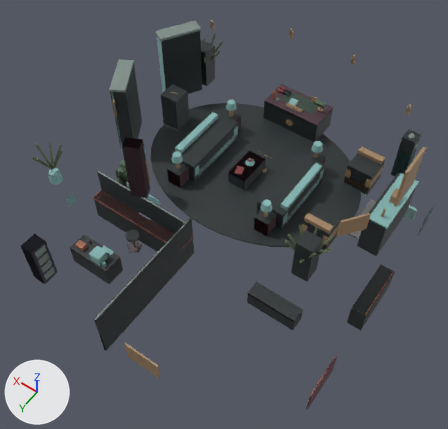
Before and after pictures for a commit that changed the glTF model models/primarie_interior.glb.
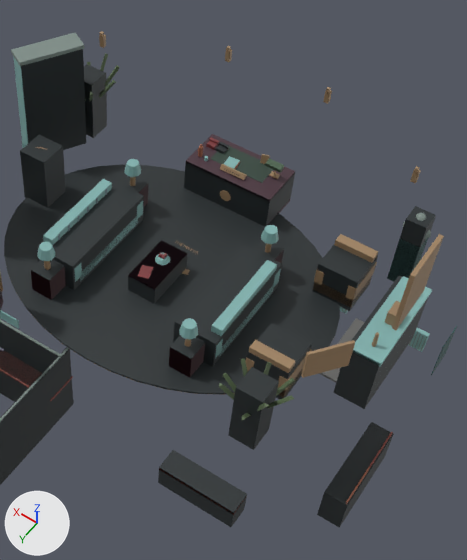
Each version is shown whole from a camera (50 mm lens) standing at (-6.78, 15.34, 18.23) and looking at (-0.13, 6.03, 3.62), then close up on the part from 33% to 98% of the width and 0% to 82% of the height. Lighting does not change. The marker at lower left points along +X, +Y and +Z. The first two pictures are the older version. Vertices at exactly the same position are counted once.

The first close-up shows 'Coliziune', 'Interior' and 1 more.
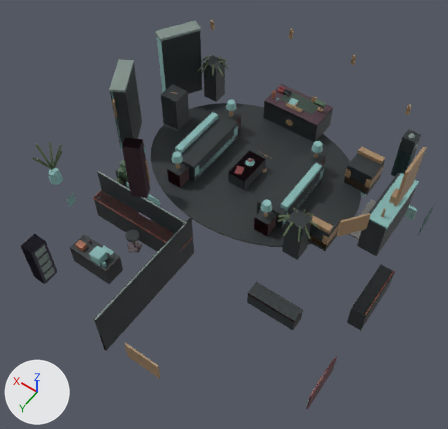
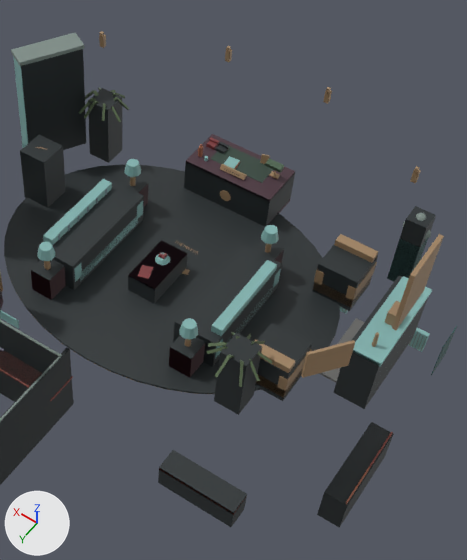
Location of each change, [x1, y1, x2, y2] in pixels of the close-ups (467 x 560 px; the box of a moved part takes in the faces that stretch with it):
part 1 of me_coliziune, moved or reshaped
    before: [84, 65, 107, 138]
    after: [88, 88, 122, 163]
part 2 of me_coliziune, moved or reshaped
    before: [228, 367, 279, 450]
    after: [214, 333, 262, 415]
part 3 of me_interior, moved or reshaped
    before: [223, 373, 236, 392]
    after: [79, 98, 92, 114]
part 4 of me_interior, deleted
    before: [257, 403, 269, 411]
part 5 of me_interior, deleted
    before: [267, 395, 294, 409]
part 6 of me_interior, deleted
    before: [276, 378, 295, 396]
part 7 of me_interior, deleted
    before: [219, 383, 235, 400]
part 8 of me_interior, reshaped
    before: [85, 53, 120, 102]
    after: [84, 88, 129, 122]
part 9 of me_interior, built on
    before: [241, 359, 272, 376]
    after: [206, 332, 273, 387]

Diff of the bpy script that builds the scene:
```diff
--- a/models/primarie_interior.glb.py
+++ b/models/primarie_interior.glb.py
@@ me_coliziune @@
 me_coliziune.from_pydata(...)  # 296 vertices, 480 faces; spans x -4.93..5.0, y 0.47..10.5, z 0.45..6.4
 # used by ob_coliziune; location = (0.0, 0.0, 0.0)
+# me_coliziune part 1: the loose piece of 8 vertices spanning x 3.45..3.95, y 1.55..2.05, z 4.0..5.4 is moved by (-0.74, 0.45, 0.0)
+# me_coliziune part 2: the loose piece of 8 vertices spanning x -3.45..-2.95, y 6.35..6.85, z 4.0..5.4 is moved by (0.58, -0.46, 0.0)
 me_coliziune.materials.append(mat_defaultmaterial)
@@ me_interior @@
 # used by ob_interior; location = (0.0, 0.0, 0.0)
-me_interior.from_pydata(...)  # 6318 vertices, 9624 faces; spans x -4.99..5.08, y 0.31..11.68, z 0.45..7.0
+me_interior.from_pydata(...)  # 6502 vertices, 9896 faces; spans x -4.99..5.08, y 0.31..11.68, z 0.45..7.0
+# me_interior part 3: the loose piece of 6 vertices spanning x -3.23..-2.57, y 6.57..6.65, z 4.57..5.24 is multiplied about its middle by the matrix ((0.209, -0.431, 0.109), (-0.15, 0.045, 0.466), (-0.418, -0.231, -0.112)), then moved by (6.14, -4.07, 0.37)
+# me_interior part 4: the loose piece of 6 vertices spanning x -3.63..-3.16, y 6.57..7.1, z 4.58..5.71 is deleted
+# me_interior part 5: the loose piece of 6 vertices spanning x -3.83..-3.16, y 6.55..6.65, z 4.58..5.51 is deleted
+# me_interior part 6: the loose piece of 6 vertices spanning x -3.64..-3.16, y 6.13..6.64, z 4.57..5.38 is deleted
+# me_interior part 7: the loose piece of 6 vertices spanning x -3.24..-2.71, y 6.57..7.03, z 4.58..5.49 is deleted
+# me_interior part 8: 45 vertices moved from x 3.07..4.32, y 1.18..2.38, z 4.0..5.58 to x 2.74..3.54, y 2.01..2.49, z 4.0..5.49; 23 vertices removed from x 3.1..4.29, y 1.18..2.43, z 4.57..5.59; 109 vertices added at x 2.41..3.52, y 1.76..2.74, z 4.44..5.48
+# me_interior part 9: 12 vertices removed from x -3.24..-2.68, y 5.99..6.65, z 4.57..5.34; 108 vertices added at x -3.14..-2.04, y 5.65..6.7, z 5.12..5.48
+# other edits to the shape of me_interior do not show in these pictures
 me_interior.materials.append(mat_defaultmaterial_002)
```
